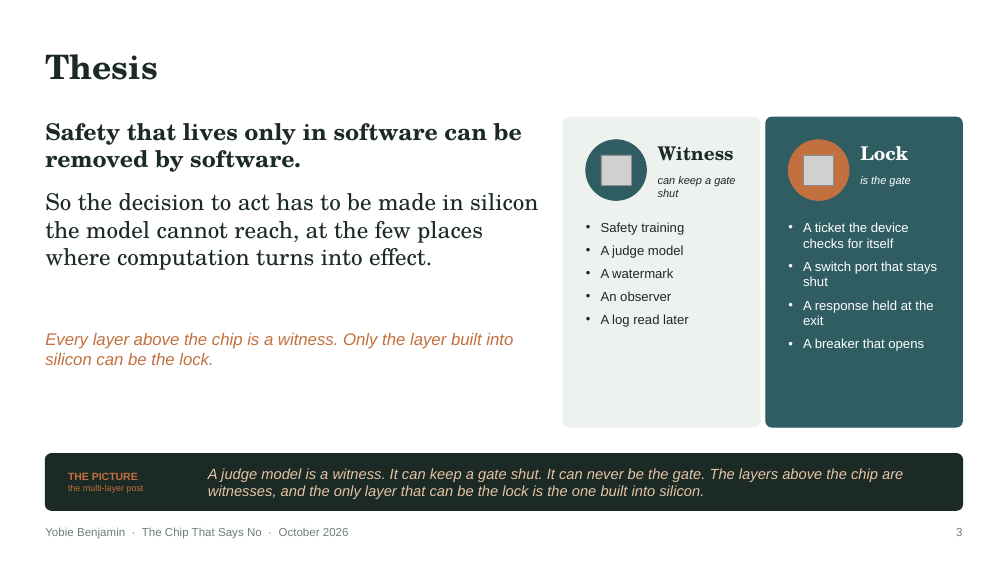
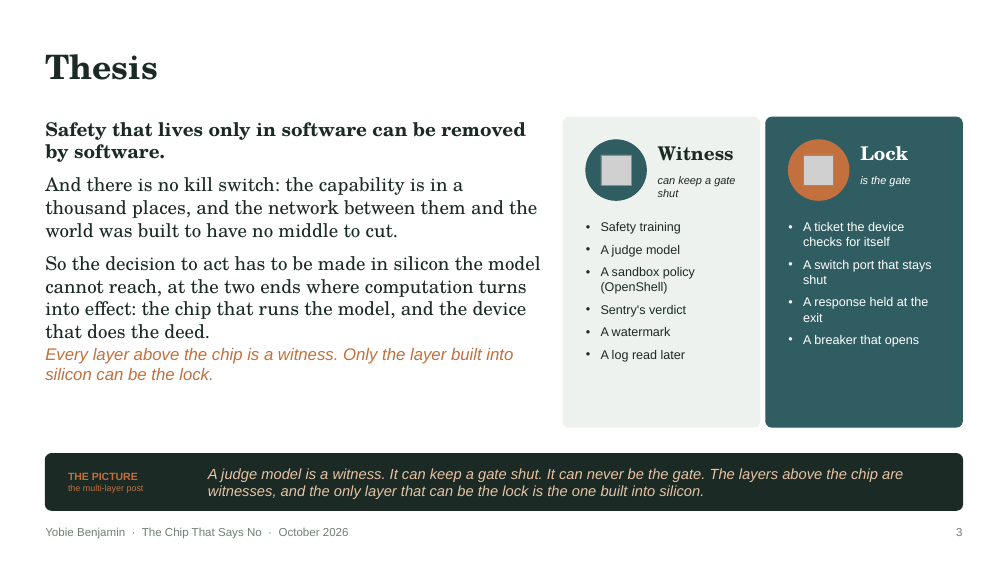
Before and after one commit to YobieBenjamin/safety-governor, a slide deck: slide 3 of docs/brief/chip-that-says-no-brief.pptx. Drawn at 1008x567 pixels with LibreOffice and Linux fonts; fonts in the diff are those of the drawing; grey boxes stand for pictures. Boxes give left, top, right and bottom in pixels: in the first picture for what was removed or moved away, otherwise in the second. Text is boxed around its words. In the diff, an @@ line names an element or a change of style, - is before the commit and + after.

```diff
--- a/docs/brief/chip-that-says-no-brief.pptx
+++ b/docs/brief/chip-that-says-no-brief.pptx
@@ text at box(45, 122, 526, 162): size 22 to 18 pt in "Safety that lives only in software can ..."; less space between paragraphs @@
@@ text at box(45, 177, 540, 339): text changed; size 22 to 18 pt @@
-So the decision to act has to be made in silicon the model cannot reach, at the few places where computation turns into effect.
+And there is no kill switch: the capability is in a thousand places, and the network between them and the world was built to have no middle to cut.
+So the decision to act has to be made in silicon the model cannot reach, at the two ends where computation turns into effect: the chip that runs the model, and the device that does the deed.
@@ text at box(601, 222, 685, 362): size 12.5 to 12 pt in "Safety training", "A judge model", "A watermark", "A log read later" @@
@@ text "A ticket the device checks ..." at box(803, 222, 931, 347): size 12.5 to 12 pt @@
@@ text at box(601, 267, 695, 317): paragraphs added @@
+• A sandbox policy (OpenShell)
+• Sentry's verdict
@@ text at box(601, 291, 671, 301): paragraph removed @@
-• An observer
@@ text "Every layer above the chip ...": place and size @@
-text "Every layer above the chip ..." at box(45, 333, 513, 365)
+text "Every layer above the chip ..." at box(45, 348, 513, 380)
```
Also in this commit, not shown: 17 other slides changed, 14 slides added, 12 other files.
